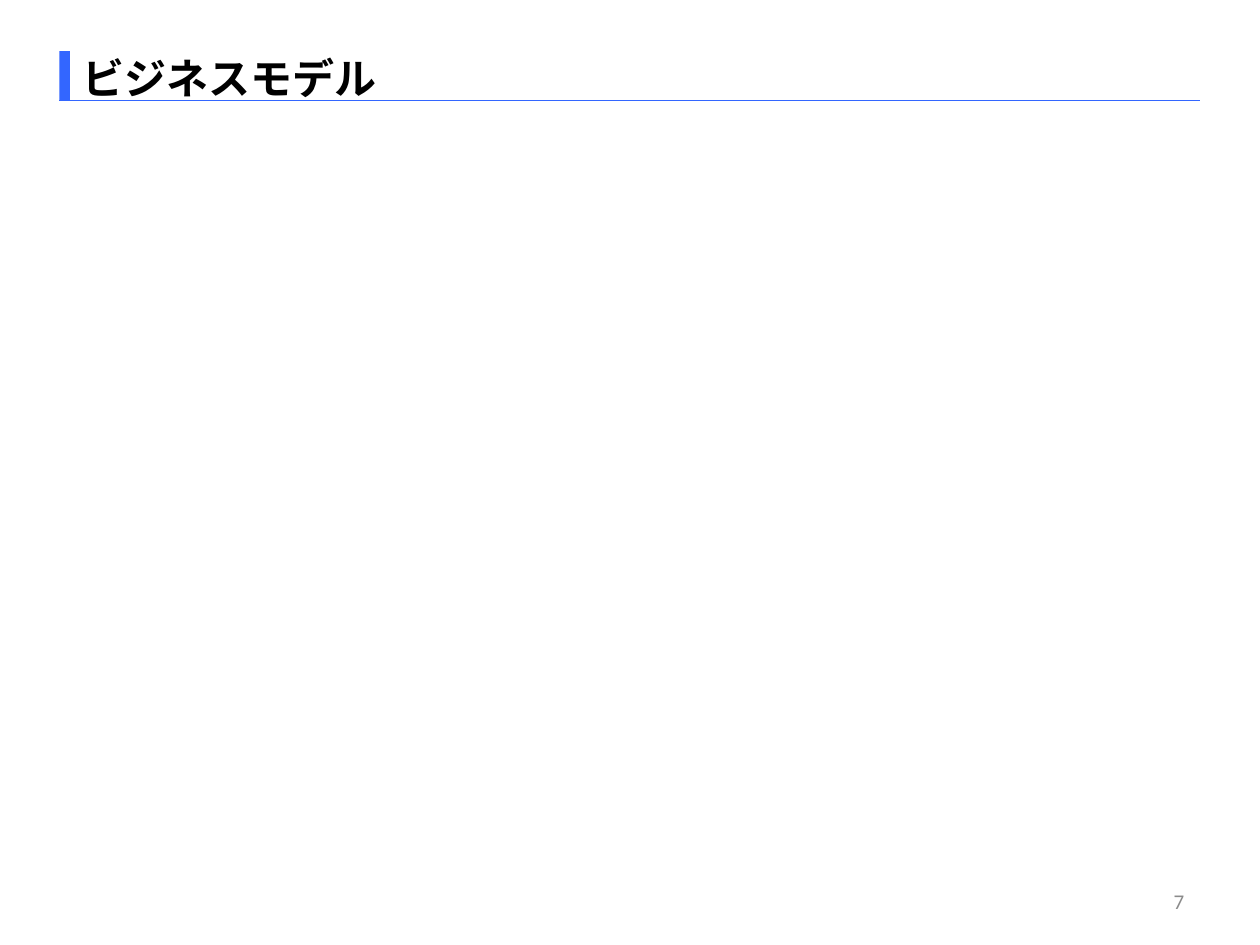
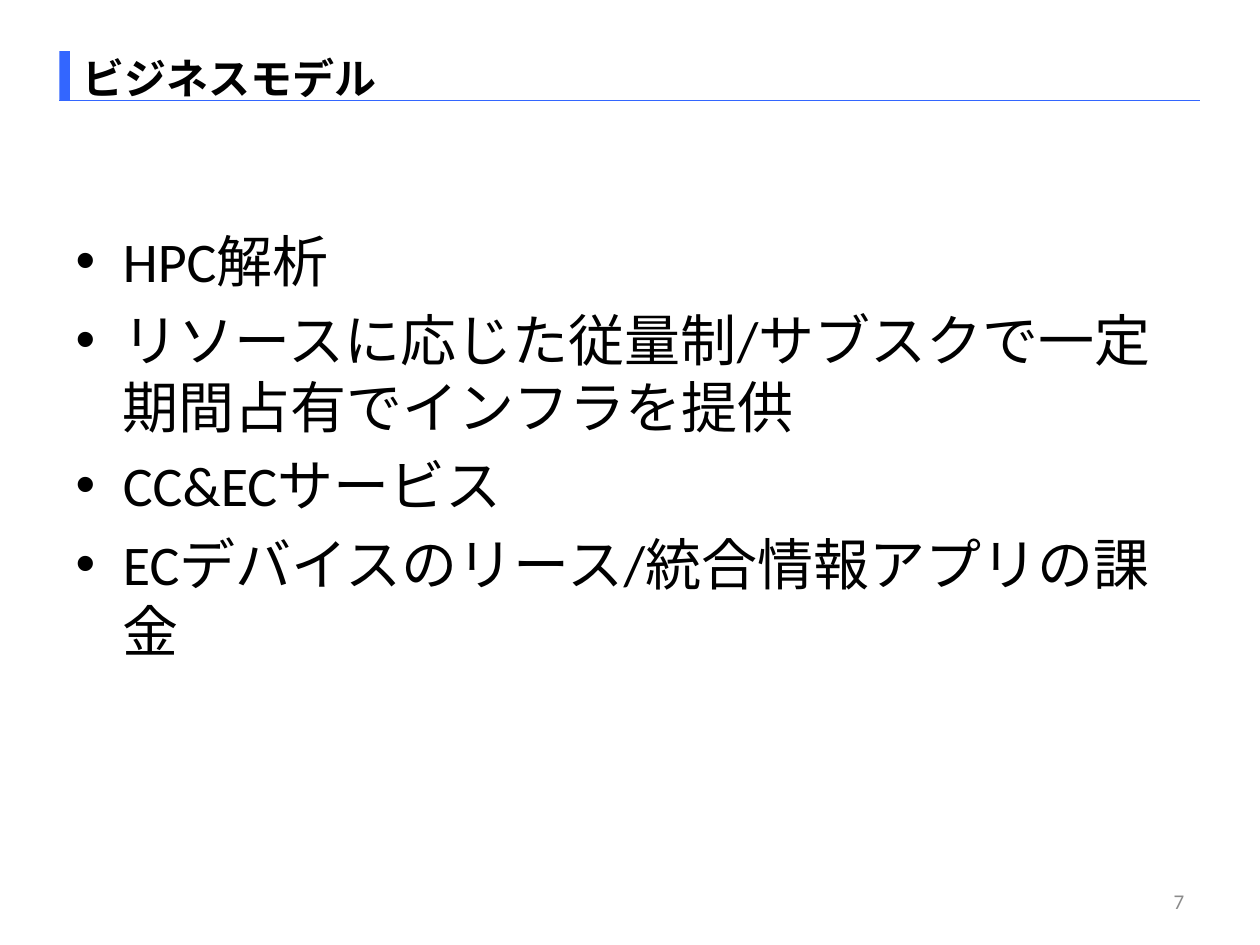
Before and after one commit to SITH-YN/PythonTool, a slide deck: slide 7 of Temp/EMB本部_中村洋太_290863_[HPC解析_CC&ECサービス].pptx. Drawn at 1260x945 pixels with LibreOffice and Linux fonts; fonts in the diff are those of the drawing; background and template pictures are left out. Boxes give left, top, right and bottom in pixels: in the first picture for what was removed or moved away, otherwise in the second. Text is boxed around its words. In the diff, an @@ line names an element or a change of style, - is before the commit and + after.

```diff
--- a/Temp/EMB本部_中村洋太_290863_[HPC解析_CC&ECサービス].pptx
+++ b/Temp/EMB本部_中村洋太_290863_[HPC解析_CC&ECサービス].pptx
@@ text added at (123, 235, 1151, 655), 32 pt, text #000000 @@
+• HPC解析
+• リソースに応じた従量制/サブスクで一定期間占有でインフラを提供
+• CC&ECサービス
+• ECデバイスのリース/統合情報アプリの課金
```
Also in this commit, not shown: 3 other slides changed.
